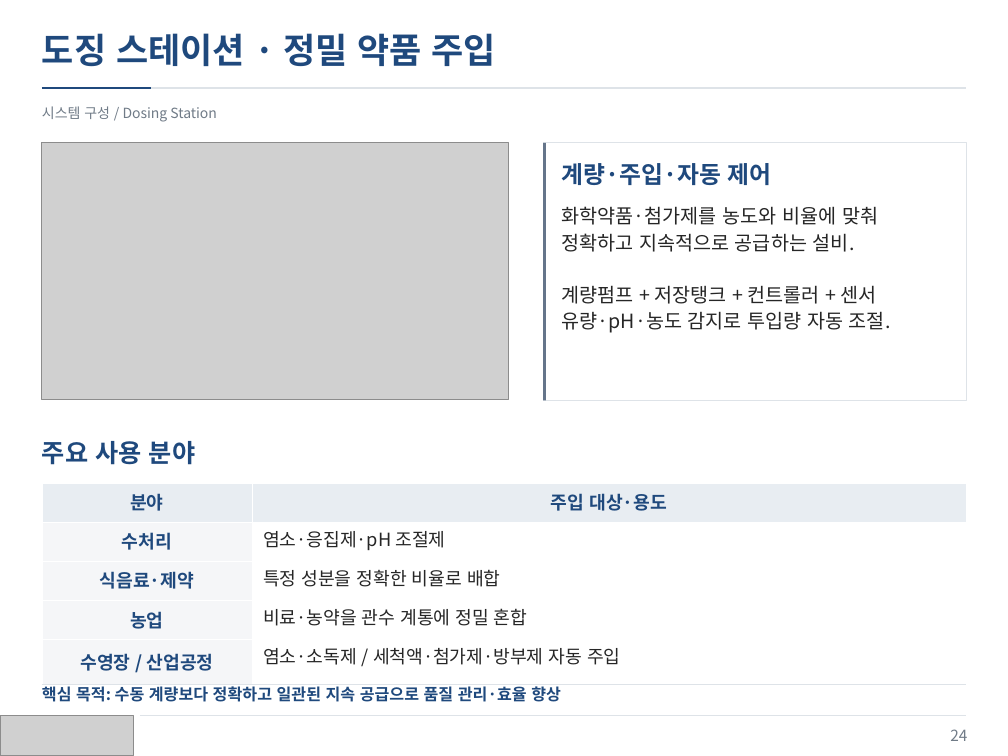
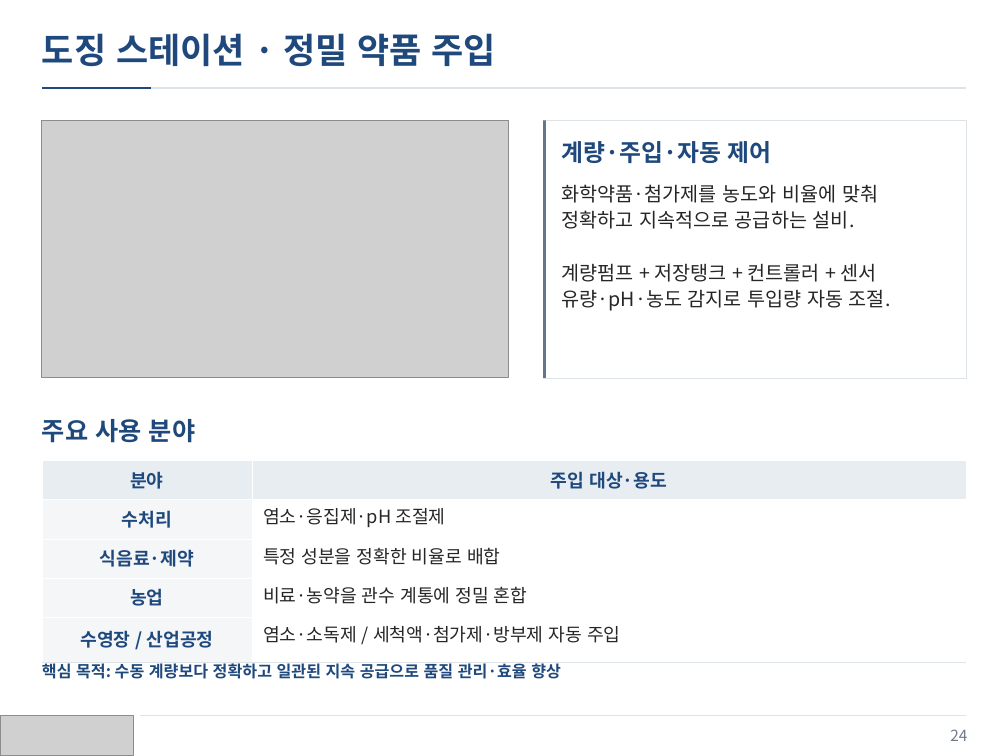
Before and after one commit to jskang5000-arch/my-PPT, a slide deck: slide 24 of KITECH_Boiler.pptx. Drawn at 1008x756 pixels with LibreOffice and Linux fonts; fonts in the diff are those of the drawing; grey boxes stand for pictures. Boxes give left, top, right and bottom in pixels: in the first picture for what was removed or moved away, otherwise in the second. Text is boxed around its words. In the diff, an @@ line names an element or a change of style, - is before the commit and + after.

Commit message:
Remove subtitles and refine spacing in 4:3 layout

```diff
--- a/KITECH_Boiler.pptx
+++ b/KITECH_Boiler.pptx
@@ text removed at (x1=42, y1=106, x2=217, y2=122) @@
-시스템 구성 / Dosing Station
@@ 3 texts, 2 rectangles, 1 picture moved together from (x1=42, y1=143, x2=966, y2=465) to (x1=42, y1=120, x2=966, y2=443) @@
@@ table moved from (x1=42, y1=483, x2=966, y2=684) to (x1=42, y1=461, x2=966, y2=662) @@
@@ text "핵심 목적: 수동 계량보다 정확하고 ..." moved from (x1=42, y1=686, x2=561, y2=702) to (x1=42, y1=663, x2=561, y2=679) @@
```
Also in this commit, not shown: 33 other slides changed.
